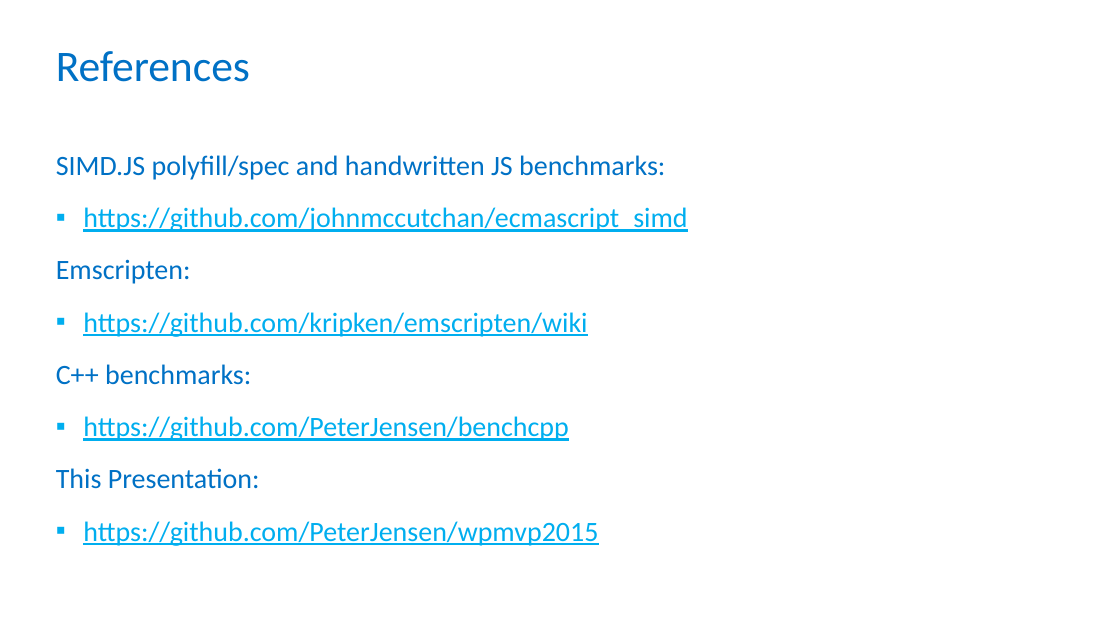
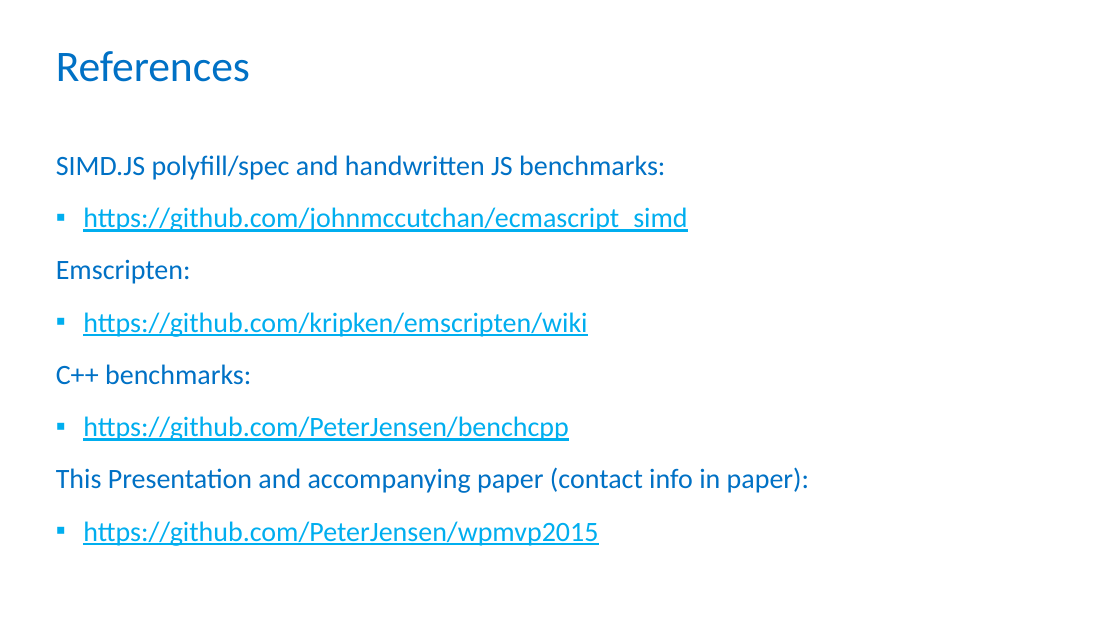
Before and after one commit to PeterJensen/wpmvp2015, a slide deck: slide 26 of simdjs-presentation.pptx. Drawn at 1120x630 pixels with LibreOffice and Linux fonts; fonts in the diff are those of the drawing; background and template pictures are left out. Boxes give left, top, right and bottom in pixels: in the first picture for what was removed or moved away, otherwise in the second. Text is boxed around its words. In the diff, an @@ line names an element or a change of style, - is before the commit and + after.

```diff
--- a/simdjs-presentation.pptx
+++ b/simdjs-presentation.pptx
@@ text at [56, 467, 809, 493]: text changed @@
-This Presentation:
+This Presentation and accompanying paper (contact info in paper):
```
Also in this commit, not shown: 1 slide added, 1 other file.
